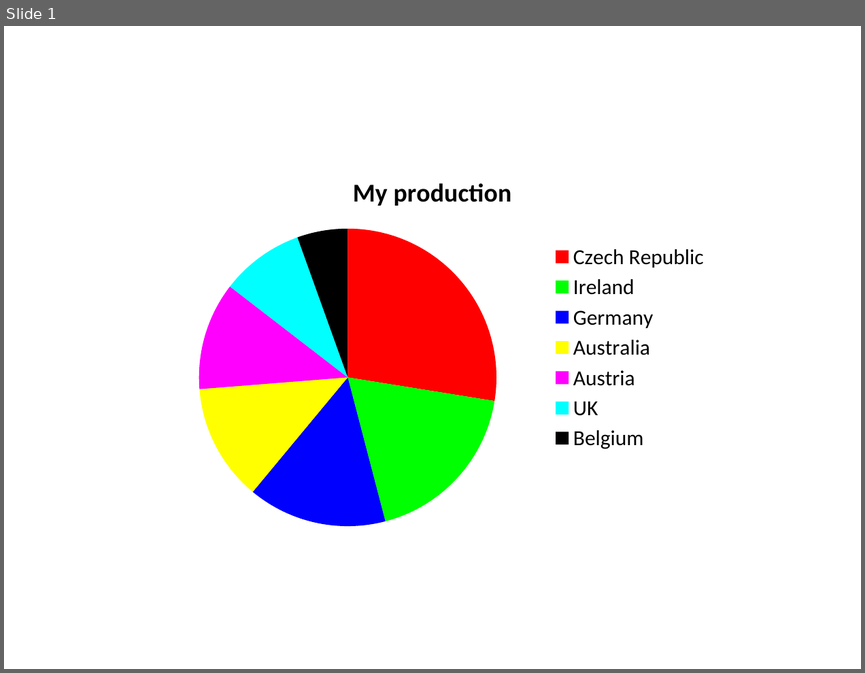
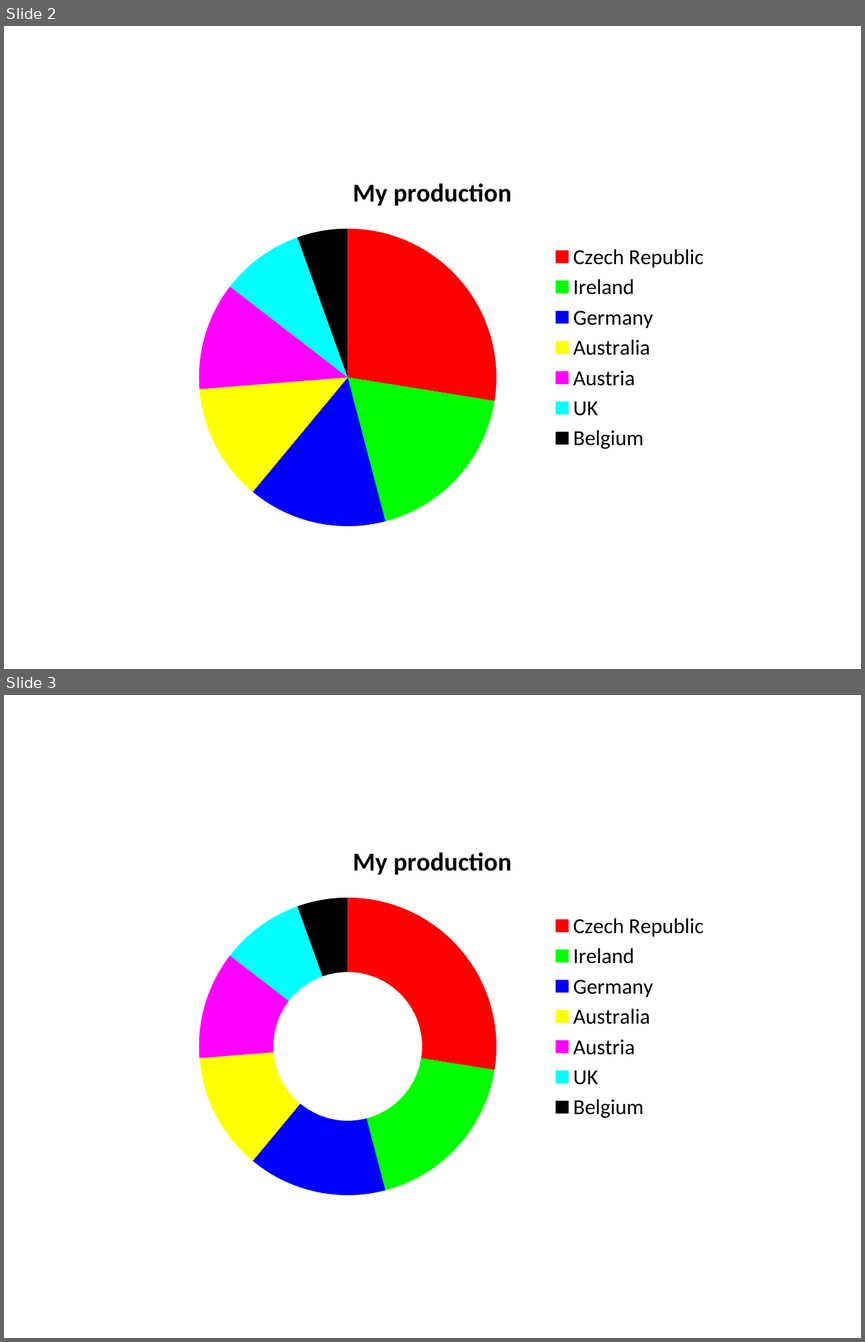
Before and after one commit to RedhaReedha/Integrate_Graphrr, a slide deck: My Office Add-in/src/taskpane/example_charts.pptx. Shown one above the other, each under a label of ours: slide 1 before the commit, slides 2 and 3 after it. The pictures are 865x673 and 865x1342 pixels, drawn with LibreOffice and Linux fonts; fonts in the diff are those of the drawing. Boxes give left, top, right and bottom in pixels: in the first picture for what was removed or moved away, otherwise in the second. Text is boxed around its words. In the diff, an @@ line names an element or a change of style, - is before the commit and + after.

```diff
--- a/My Office Add-in/src/taskpane/example_charts.pptx
+++ b/My Office Add-in/src/taskpane/example_charts.pptx
@@ slide 3 added at bbox=[4, 695, 861, 1338], background #FFFFFF @@
@@ doughnut chart added at bbox=[147, 826, 719, 1206] @@
+title "My production"
+categories: Czech Republic, Ireland, Germany, Australia, Austria, UK, Belgium
+Series 1: 28, 18, 15, 13, 12, 9, 5
@@ what was slide 1 is now slide 2 @@
```
Also in this commit, not shown: 7 other slides added, 7 other files.
